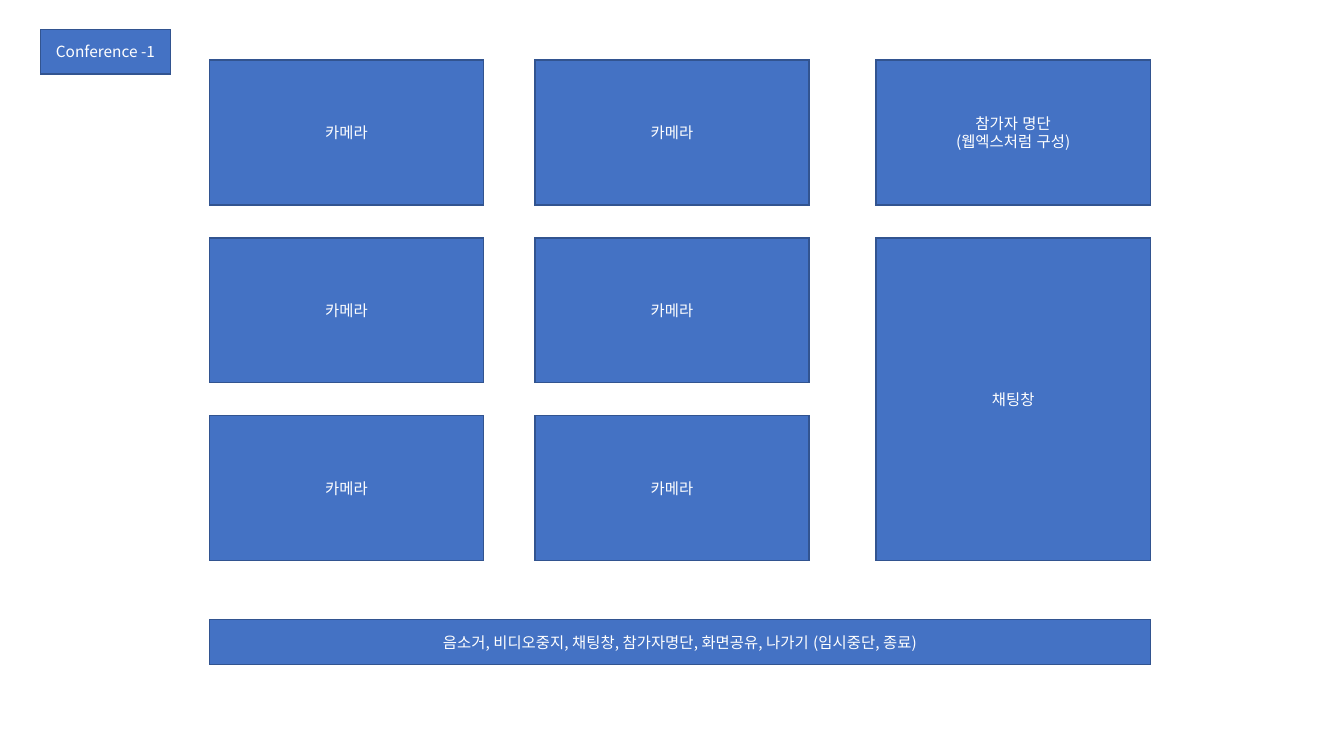
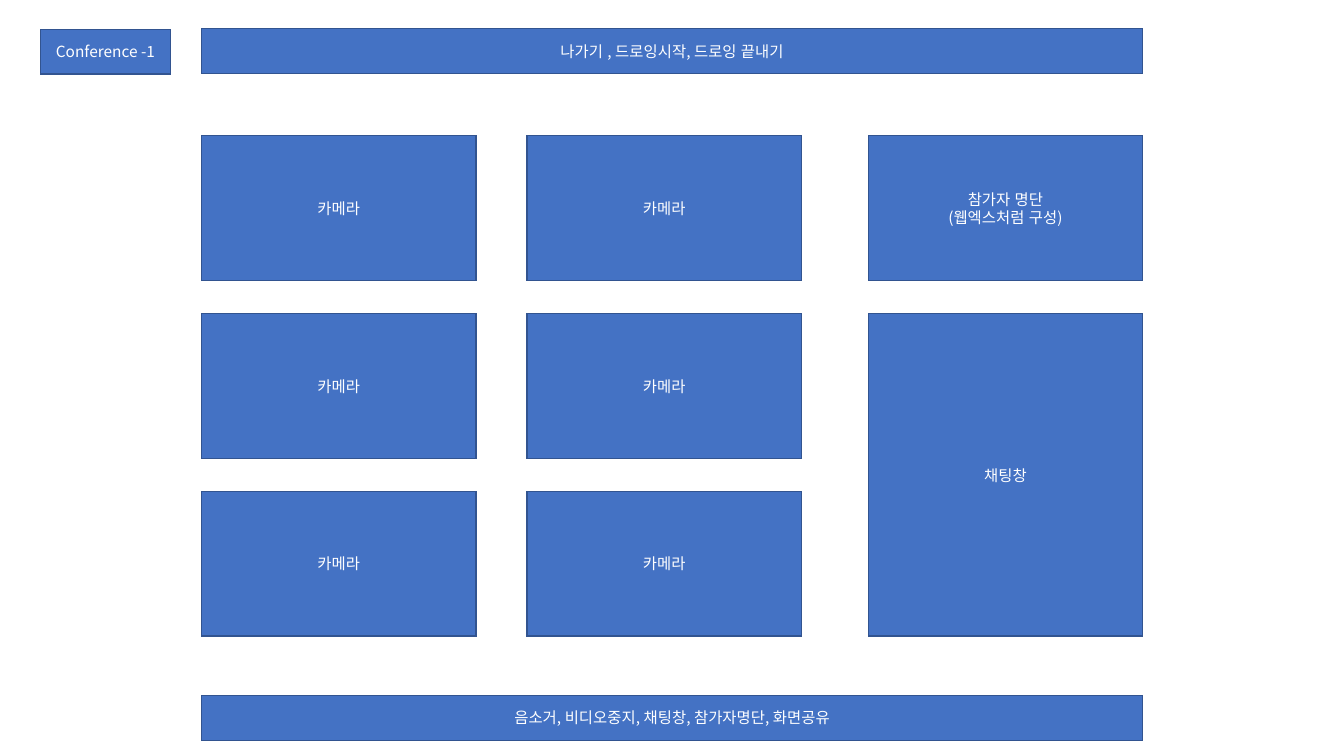
Before and after one commit to JongHoonJang/DEMEET, a slide deck: slide 9 of STUDY/jang/components.pptx (slide 10 before the commit). Drawn at 1344x756 pixels with LibreOffice and Linux fonts; fonts in the diff are those of the drawing. Boxes give left, top, right and bottom in pixels: in the first picture for what was removed or moved away, otherwise in the second. Text is boxed around its words. In the diff, an @@ line names an element or a change of style, - is before the commit and + after.

```diff
--- a/STUDY/jang/components.pptx
+++ b/STUDY/jang/components.pptx
@@ rectangle added at box(202, 28, 1143, 74), fill #4472C4, outline #325491 1 pt, 11 pt, text #FFFFFF @@
+나가기 , 드로잉시작, 드로잉 끝내기
@@ 9 rectangles: place and size @@
-9 rectangles at box(210, 60, 1151, 665)
+9 rectangles at box(202, 136, 1143, 741)
@@ text in rectangle at box(514, 710, 830, 726): text changed @@
-음소거, 비디오중지, 채팅창, 참가자명단, 화면공유, 나가기 (임시중단, 종료)
+음소거, 비디오중지, 채팅창, 참가자명단, 화면공유
```
Also in this commit, not shown: 4 other slides changed, 12 slides added, 1 other file.
